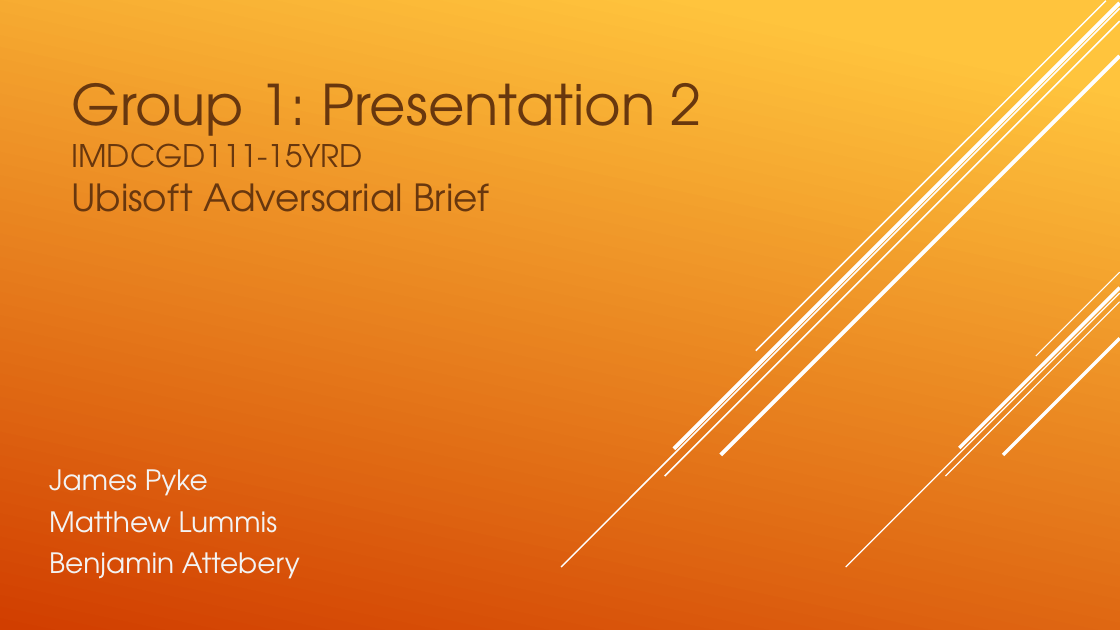
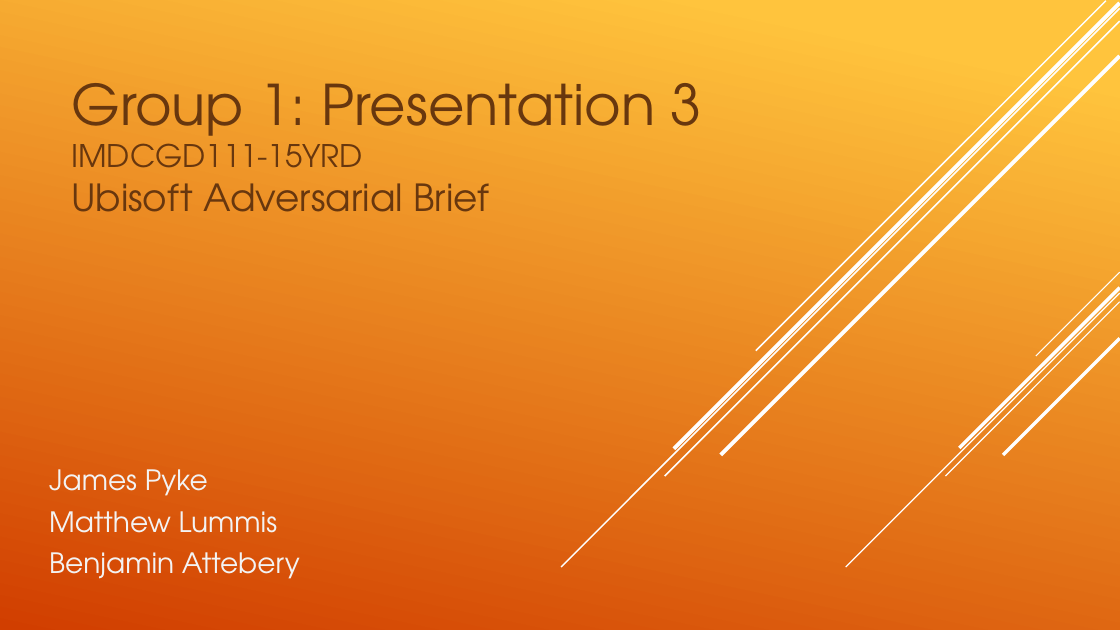
Before and after one commit to UoSGamesGroups/second-semester-s2-level-4-5-group-1, a slide deck: slide 1 of Presentations/Group 1- Presentation 3.pptx. Drawn at 1120x630 pixels with LibreOffice and Linux fonts; fonts in the diff are those of the drawing. Boxes give left, top, right and bottom in pixels: in the first picture for what was removed or moved away, otherwise in the second. Text is boxed around its words. In the diff, an @@ line names an element or a change of style, - is before the commit and + after.

```diff
--- a/Presentations/Group 1- Presentation 3.pptx
+++ b/Presentations/Group 1- Presentation 3.pptx
@@ title at (71, 83, 702, 212): text changed @@
-Group 1: Presentation 2
-IMDCGD111-15YRD
-Ubisoft Adversarial Brief
+Group 1: Presentation 3
+IMDCGD111-15YRD
+Ubisoft Adversarial Brief
```
Also in this commit, not shown: 2 other slides changed, 2 slides added, 4 other files.
